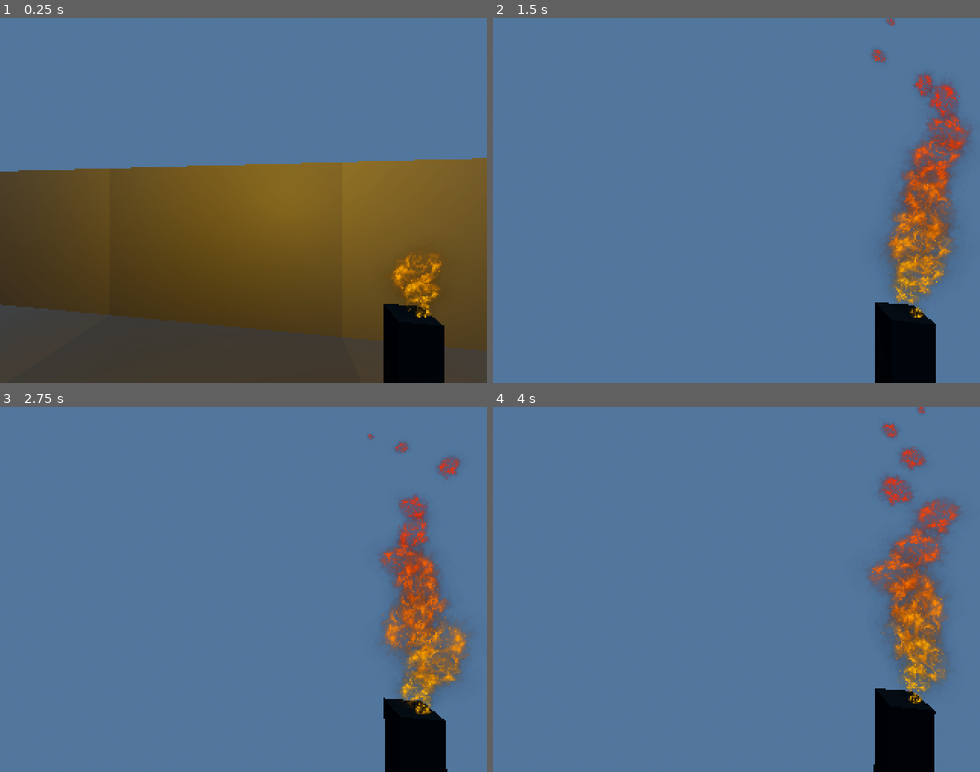
Above: before the commit, frames 1-4 (two rows, left to right).
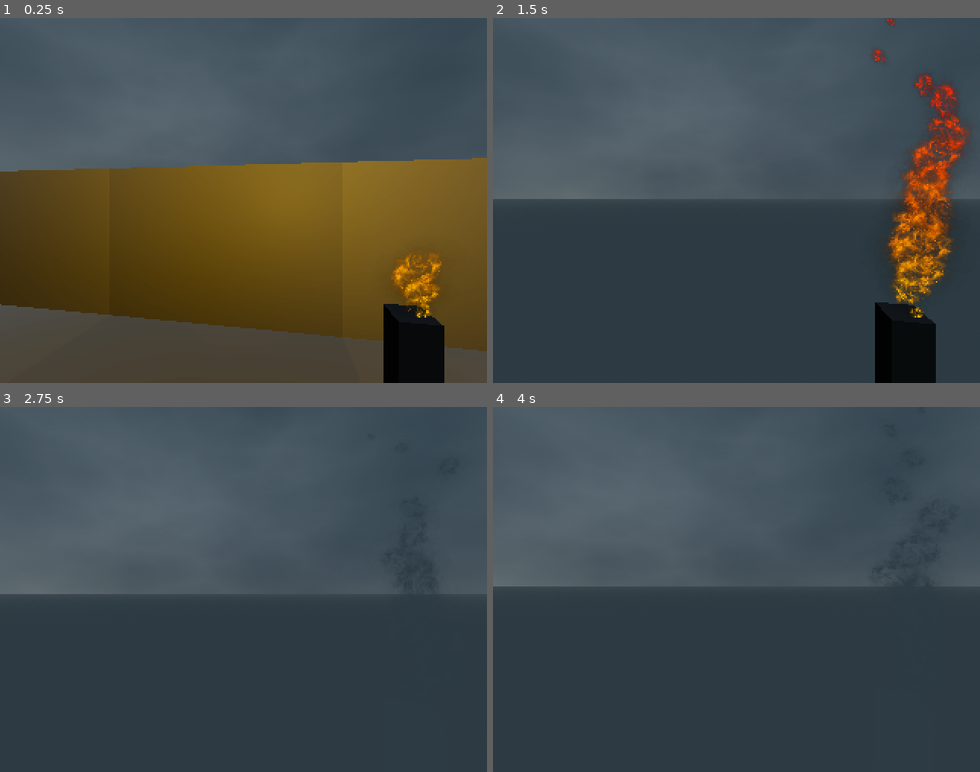
Above: after the commit, the same moments.

Repository: Pyrus-Ovn/Labyrint
Game: Godot game, scene res://Scenes/World.tscn
Two runs of this game, one before a commit and one after it. Both use one fixed random seed, a clock stepped at 60 frames per second and the inputs below.
Inputs (mouse positions are in pixels of both pictures, inside the frame that each line leads up to):
- Up to frame 1 (0.25 s): no input
- Up to frame 2 (1.5 s): move the mouse to (760, 200) at 0.52 s; hold W (up) from 0.53 s (still down); tap Shift (crouch) at 0.6, 1.35 s; click (760, 200) at 0.67 s; tap Space (jump) at 0.77 s; move the mouse to (712, 200) at 1.27 s
- Up to frame 3 (2.75 s): keep holding W (up); tap Space (jump) at 1.52 s; move the mouse to (253, 582) at 2.02 s; tap Shift (crouch) at 2.1 s
- Up to frame 4 (4 s): keep holding W (up); move the mouse to (731, 596) at 2.77 s; tap Shift (crouch) at 2.85, 3.6 s; click (731, 596) at 2.92 s; tap Space (jump) at 3.02, 3.77 s; move the mouse to (775, 593) at 3.52 s

The runs differ from the first frame. In frame 1, 40% of the frame differs, in the area x 0-100%, y 0-43%; in frame 2, 96%; in frame 3, 100%, in the area x 0-100%, y 0-100%; in frame 4, 100%.

Commit message:
audio checkpoint

Diff:
--- a/Scenes/World.tscn
+++ b/Scenes/World.tscn
@@ -1,33 +1,14 @@
-[gd_scene load_steps=7 format=3 uid="uid://daipgi48m6hnw"]
+[gd_scene load_steps=5 format=3 uid="uid://daipgi48m6hnw"]
 
 [ext_resource type="Script" uid="uid://dkgtpkxwdkvgi" path="res://Scenes/world.gd" id="1_gjpho"]
+[ext_resource type="PackedScene" uid="uid://31afxg83bsko" path="res://Scenes/world_environment.tscn" id="2_gjpho"]
 [ext_resource type="PackedScene" uid="uid://dicmfgmljjae3" path="res://Scenes/Levels/hedge_level.tscn" id="3_5nsto"]
 [ext_resource type="PackedScene" uid="uid://de75r7nowaybb" path="res://Scenes/player.tscn" id="3_olspa"]
-
-[sub_resource type="ProceduralSkyMaterial" id="ProceduralSkyMaterial_5nsto"]
-sky_horizon_color = Color(0.302864, 0.696161, 0.934014, 1)
-
-[sub_resource type="Sky" id="Sky_gjpho"]
-sky_material = SubResource("ProceduralSkyMaterial_5nsto")
-
-[sub_resource type="Environment" id="Environment_ft06c"]
-background_mode = 2
-sky = SubResource("Sky_gjpho")
-ambient_light_color = Color(0.023625, 0.10261, 0.140877, 1)
-ambient_light_sky_contribution = 0.0
-ambient_light_energy = 0.02
-tonemap_mode = 2
-glow_enabled = true
-fog_enabled = true
-fog_light_color = Color(0.558871, 0.762331, 0.999995, 1)
-fog_light_energy = 0.2
-fog_density = 0.0074
 
 [node name="Node3D" type="Node3D"]
 script = ExtResource("1_gjpho")
 
-[node name="WorldEnvironment" type="WorldEnvironment" parent="."]
-environment = SubResource("Environment_ft06c")
+[node name="WorldEnvironment" parent="." instance=ExtResource("2_gjpho")]
 
 [node name="Player" parent="." instance=ExtResource("3_olspa")]
 transform = Transform3D(0.5, 0, 0, 0, 0.5, 0, 0, 0, 0.5, 0.634928, 2.57612, -0.819943)
--- a/Scenes/player.tscn
+++ b/Scenes/player.tscn
@@ -1,7 +1,8 @@
-[gd_scene load_steps=5 format=3 uid="uid://de75r7nowaybb"]
+[gd_scene load_steps=6 format=3 uid="uid://de75r7nowaybb"]
 
 [ext_resource type="Script" uid="uid://82nbde26me3j" path="res://Scripts/player.gd" id="1_sqbf5"]
 [ext_resource type="PackedScene" uid="uid://ba7s46eweq386" path="res://Scenes/Torch.tscn" id="2_cvnsp"]
+[ext_resource type="AudioStream" uid="uid://bfua4aso6aqnr" path="res://Audio/Fire Crackling.wav" id="3_6t5aa"]
 
 [sub_resource type="CapsuleMesh" id="CapsuleMesh_60x0a"]
 
@@ -30,3 +31,8 @@
 
 [node name="Torch" parent="Head/Hand" instance=ExtResource("2_cvnsp")]
 transform = Transform3D(1, 0, 0, 0, 1, 0, 0, 0, 1, 0.104878, 0.301697, -0.220826)
+
+[node name="AudioStreamPlayer3D" type="AudioStreamPlayer3D" parent="Head/Hand/Torch"]
+stream = ExtResource("3_6t5aa")
+volume_db = -12.0
+autoplay = true
--- /dev/null
+++ b/Scenes/world_environment.tscn
@@ -0,0 +1,48 @@
+[gd_scene load_steps=8 format=3 uid="uid://31afxg83bsko"]
+
+[ext_resource type="AudioStream" uid="uid://c0sjppmbxxdfe" path="res://Audio/Ambience.wav" id="1_2edto"]
+
+[sub_resource type="Gradient" id="Gradient_xk6ql"]
+offsets = PackedFloat32Array(0.193396, 0.981132)
+colors = PackedColorArray(0.0654298, 0.100323, 0.13316, 1, 0.62588, 0.665713, 0.648372, 1)
+
+[sub_resource type="FastNoiseLite" id="FastNoiseLite_xk6ql"]
+noise_type = 2
+
+[sub_resource type="NoiseTexture2D" id="NoiseTexture2D_2edto"]
+in_3d_space = true
+seamless = true
+color_ramp = SubResource("Gradient_xk6ql")
+noise = SubResource("FastNoiseLite_xk6ql")
+
+[sub_resource type="ProceduralSkyMaterial" id="ProceduralSkyMaterial_xk6ql"]
+sky_cover = SubResource("NoiseTexture2D_2edto")
+sun_angle_max = 156.67
+energy_multiplier = 0.8
+
+[sub_resource type="Sky" id="Sky_ij7tu"]
+sky_material = SubResource("ProceduralSkyMaterial_xk6ql")
+
+[sub_resource type="Environment" id="Environment_ft06c"]
+background_mode = 2
+sky = SubResource("Sky_ij7tu")
+ambient_light_color = Color(0.023625, 0.10261, 0.140877, 1)
+ambient_light_sky_contribution = 0.0
+ambient_light_energy = 0.02
+tonemap_mode = 2
+glow_enabled = true
+fog_enabled = true
+fog_light_color = Color(0.292478, 0.364116, 0.403105, 1)
+fog_light_energy = 0.3
+fog_sun_scatter = 0.93
+fog_sky_affect = 0.94
+fog_height = 36.2
+fog_height_density = -0.45
+
+[node name="WorldEnvironment" type="WorldEnvironment"]
+environment = SubResource("Environment_ft06c")
+
+[node name="AudioStreamPlayer" type="AudioStreamPlayer" parent="."]
+stream = ExtResource("1_2edto")
+volume_db = -3.0
+autoplay = true
Not shown, added: Audio/Ambience.wav.import
Not shown, added: Audio/Fire Crackling.wav.import
Not shown, added: Audio/Ambience.wav
Not shown, added: Audio/Fire Crackling.wav
